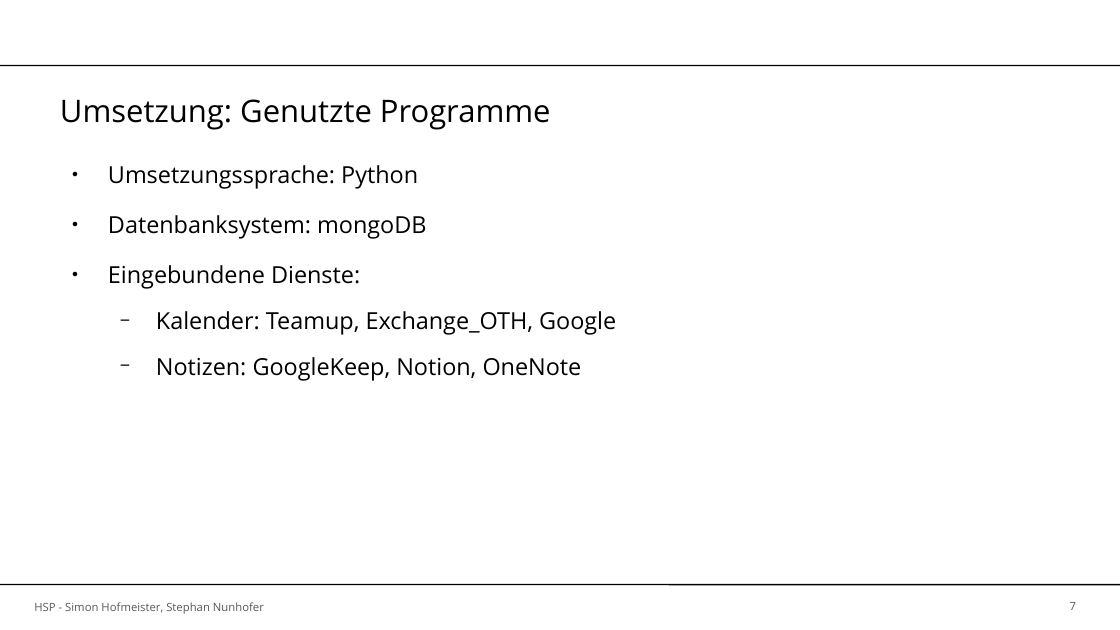
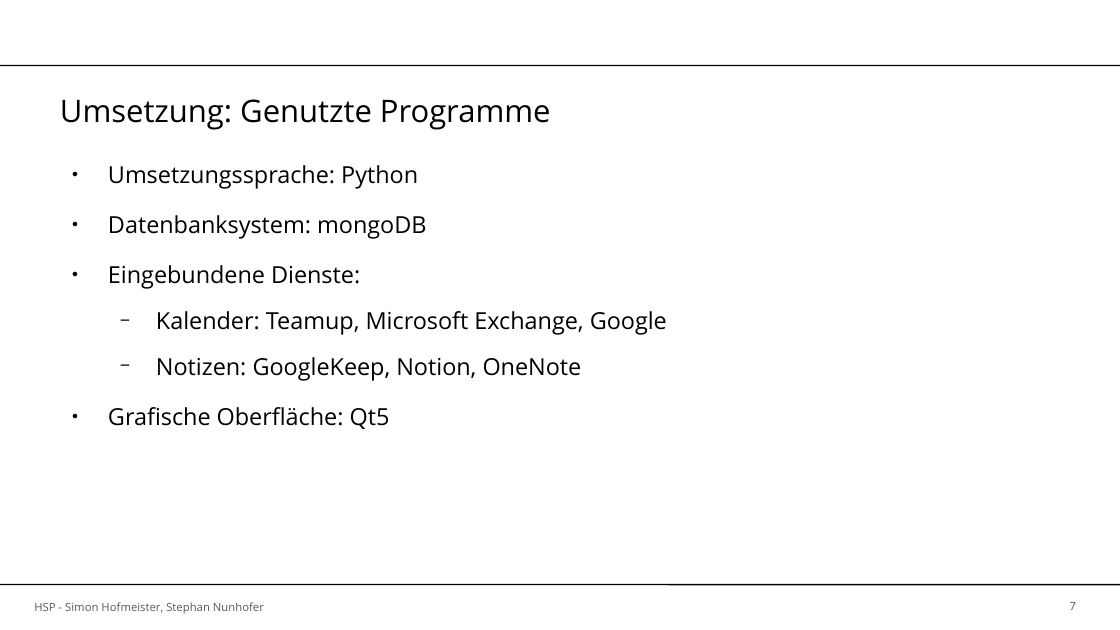
Before and after one commit to SimonHofmeister1992/HSP-Project-SaaS_Data_Conversion_Tool, a slide deck: slide 7 of docs/presentation/Abschlusspraestenation.odp. Drawn at 1120x630 pixels with LibreOffice and Linux fonts; fonts in the diff are those of the drawing; background and template pictures are left out. Boxes give left, top, right and bottom in pixels: in the first picture for what was removed or moved away, otherwise in the second. Text is boxed around its words. In the diff, an @@ line names an element or a change of style, - is before the commit and + after.

```diff
--- a/docs/presentation/Abschlusspraestenation.odp
+++ b/docs/presentation/Abschlusspraestenation.odp
@@ text at [156,311,667,335]: text changed @@
-  − Kalender: Teamup, Exchange_OTH, Google
+  − Kalender: Teamup, Microsoft Exchange, Google
@@ text at [108,407,390,429]: paragraph added @@
+● Grafische Oberfläche: Qt5
```
Also in this commit, not shown: 4 other slides changed.
